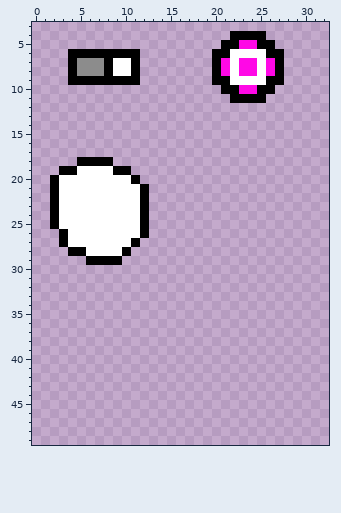
Pixel-art sprite, stored at GodotProject/gfx/stuff.png. Above is the file before it was changed.
The file is 64x64 pixels. Shown: x 0..32, y 3..49.
The result:
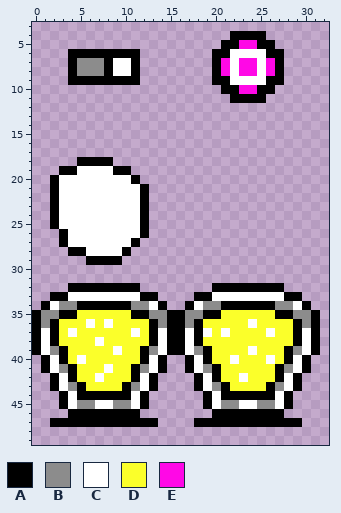
Palette (. is transparent): A #000000  B #8c8c8c  C #ffffff  D #fbff2a  E #ff08e6
Diff:
y 32: x 4..11 ........ -> AAAAAAAA; x 20..27 ........ -> AAAAAAAA
y 33: x 2..13 ............ -> AACCCCCCCCAA; x 18..29 ............ -> AACCCCCCCCAA
y 34: x 1..14 .............. -> ACBBAAAAAABBCA; x 17..30 .............. -> ACBBAAAAAABBCA
y 35: x 0..31 ................................ -> ABBAADDDDDDAABBAABBAADDDDDDAABBA
y 36: x 0..31 ................................ -> ABADDDCDCDDDDABAABADDDDDCDDDDABA
y 37: x 0..31 ................................ -> ACADCDDDDDDCDACAACACDCDDDDCDDACA
y 38: x 0..31 ................................ -> ACADDDDCDDDDDACAACADDDDDDDDDDACA
y 39: x 0..31 ................................ -> ACBADDDDDCDDABCAACBADDDDCDDDABCA
y 40: x 1..14 .............. -> ACADCDDDDDDACA; x 17..30 .............. -> ACADDCDDDCDACA
y 41: x 1..14 .............. -> ACBADDDCDDABCA; x 17..30 .............. -> ACBADDDDDDABCA
y 42: x 2..13 ............ -> ACADDCDDDACA; x 18..29 ............ -> ACADDCDDDACA
y 43: x 2..13 ............ -> ACBADDDDABCA; x 18..29 ............ -> ACBADDDDABCA
y 44: x 3..12 .......... -> ACAAAAAACA; x 19..28 .......... -> ACAAAAAACA
y 45: x 3..12 .......... -> ACBBCCBBCA; x 19..28 .......... -> ACBBCCBBCA
y 46: x 4..11 ........ -> AAAAAAAA; x 20..27 ........ -> AAAAAAAA
y 47: x 2..13 ............ -> AAAAAAAAAAAA; x 18..29 ............ -> AAAAAAAAAAAA
Changed places in both pictures, as pixel boxes (x1, y1, x2, y2):
added: (32, 283, 320, 427)
